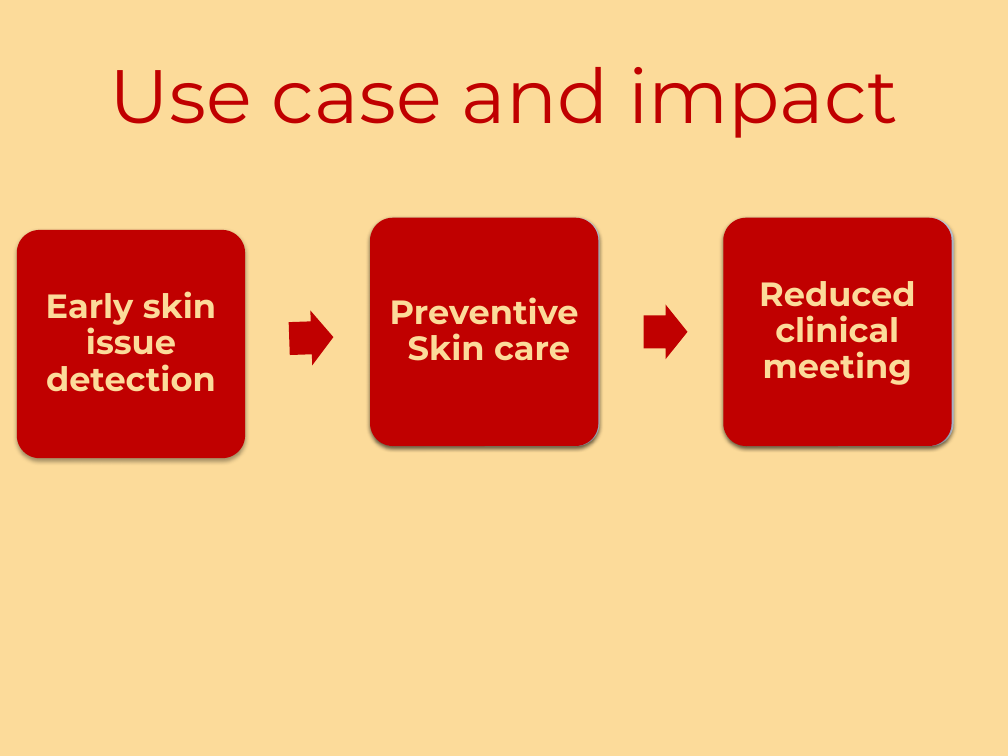
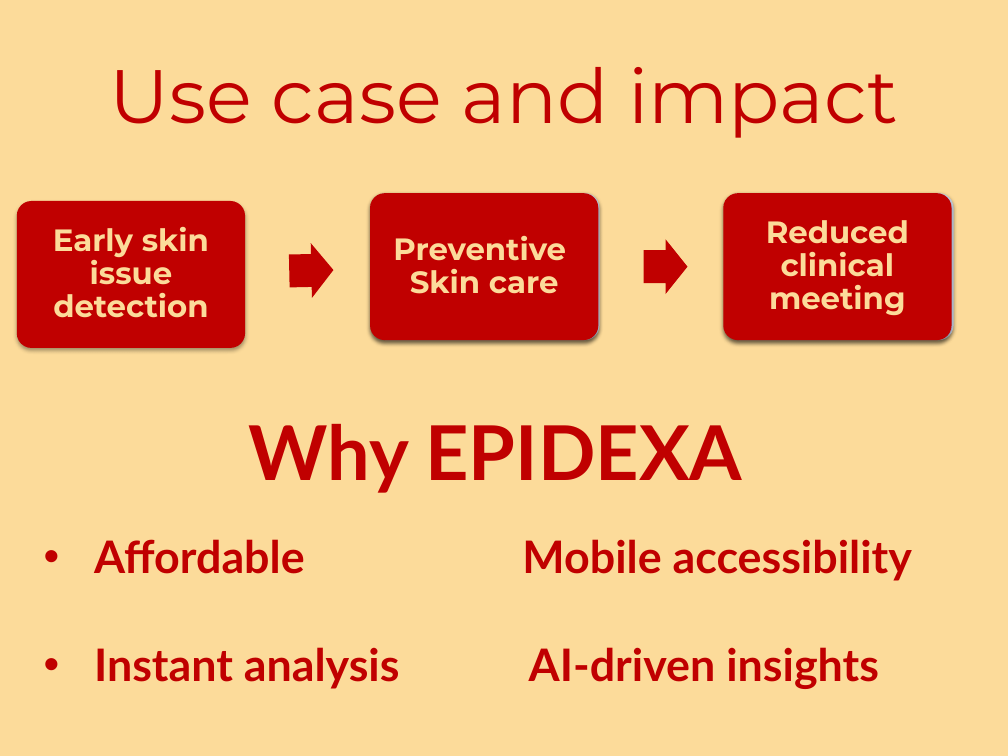
Before and after one commit to Klassic-Mak/epidexa, a slide deck: slide 11 of EPIDEXA.pptm (slide 12 before the commit). Drawn at 1008x756 pixels with LibreOffice and Linux fonts; fonts in the diff are those of the drawing. Boxes give left, top, right and bottom in pixels: in the first picture for what was removed or moved away, otherwise in the second. Text is boxed around its words. In the diff, an @@ line names an element or a change of style, - is before the commit and + after.

Commit message:
updated presentation

```diff
--- a/EPIDEXA.pptm
+++ b/EPIDEXA.pptm
@@ rounded rectangle: place and size @@
-rounded rectangle at [17,230,246,459]
+rounded rectangle at [17,201,246,348]
@@ size 24 to 22 pt in 3 elements at [393,236,566,294], [766,220,909,316], [53,227,209,318] @@
@@ text "Early skin issue detection": place and size @@
-text "Early skin issue detection" at [46,291,216,392]
+text "Early skin issue detection" at [53,227,209,318]
@@ rounded rectangle: place and size @@
-rounded rectangle at [370,218,599,447]
+rounded rectangle at [370,194,599,341]
@@ rounded rectangle: place and size @@
-rounded rectangle at [371,218,600,447]
+rounded rectangle at [371,194,600,341]
@@ text "Preventive Skin care": place and size @@
-text "Preventive Skin care" at [390,297,579,361]
+text "Preventive Skin care" at [393,236,566,294]
@@ rounded rectangle: place and size @@
-rounded rectangle at [724,218,953,447]
+rounded rectangle at [724,194,953,341]
@@ rounded rectangle: place and size @@
-rounded rectangle at [725,218,954,447]
+rounded rectangle at [725,194,954,341]
@@ text "Reduced clinical meeting": place and size @@
-text "Reduced clinical meeting" at [759,281,915,385]
+text "Reduced clinical meeting" at [766,220,909,316]
@@ right arrow: place and size @@
-right arrow at [643,304,687,359]
+right arrow at [643,239,687,293]
@@ right arrow: place and size @@
-right arrow at [288,310,335,366]
+right arrow at [289,242,334,298]
@@ text added at [249,424,742,493], 54 pt, text #C00000, bold @@
+Why EPIDEXA
@@ text added at [94,539,912,689], 32 pt, text #C00000, bold @@
+• Affordable Mobile accessibility
+• Instant analysis AI-driven insights
```
Also in this commit, not shown: 2 other slides changed, 3 slides added, 5 slides removed.
